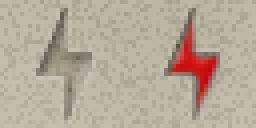
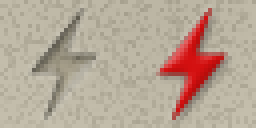
The second 256px x 128px image is a revision of the first. Changes to its layers:
removed layer "Arrow" over [168, 16, 216, 108]
added layer "electric" above "Grid" over [156, 8, 228, 120]
renamed "Grid - Furnace" to "Grid", painted on it over [28, 4, 228, 124]
